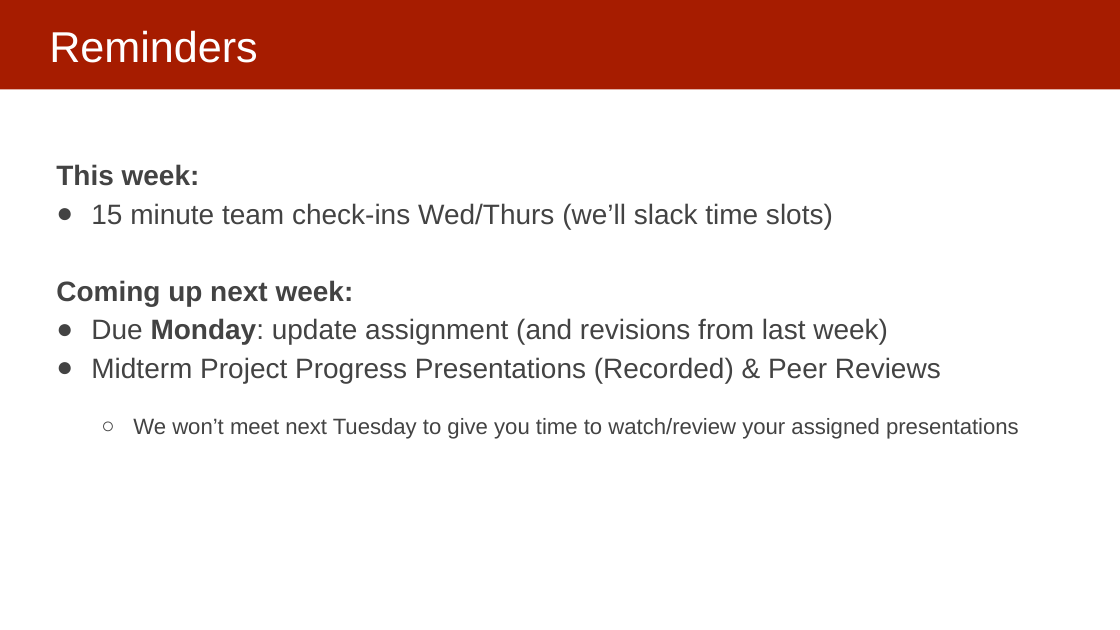
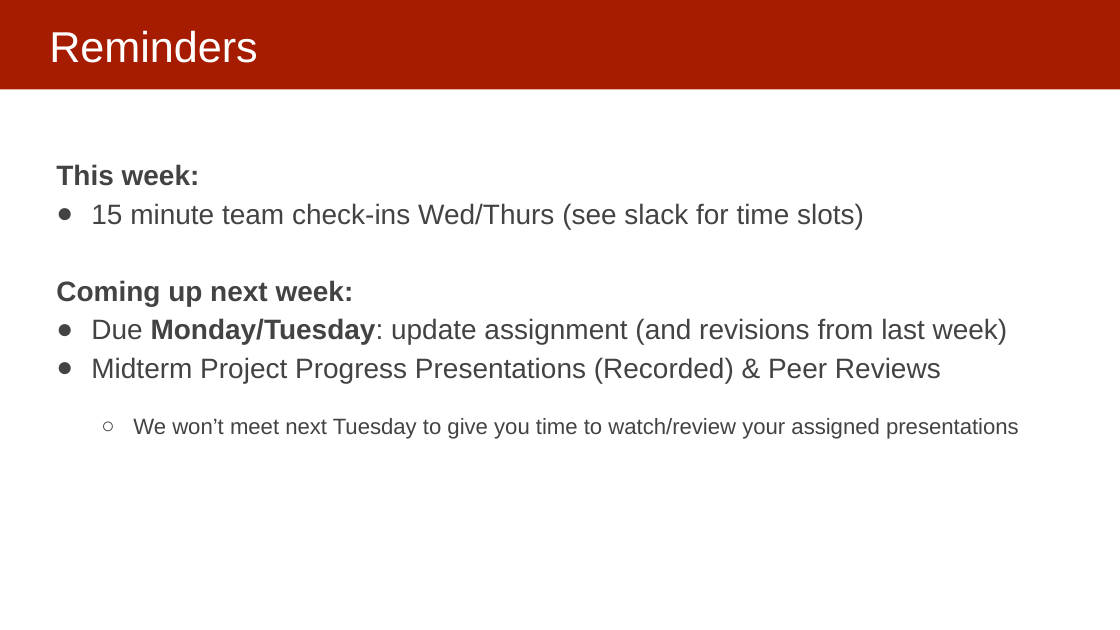
Before and after one commit to dssg/mlforpublicpolicylab, a slide deck: slide 45 of 08 - Recap and Check-In/Model Selection and Recap.pptx. Drawn at 1120x630 pixels with LibreOffice and Linux fonts; fonts in the diff are those of the drawing. Boxes give left, top, right and bottom in pixels: in the first picture for what was removed or moved away, otherwise in the second. Text is boxed around its words. In the diff, an @@ line names an element or a change of style, - is before the commit and + after.

Commit message:
updating slides

```diff
--- a/08 - Recap and Check-In/Model Selection and Recap.pptx
+++ b/08 - Recap and Check-In/Model Selection and Recap.pptx
@@ text at [91, 203, 864, 229]: text changed @@
-● 15 minute team check-ins Wed/Thurs (we’ll slack time slots)
+● 15 minute team check-ins Wed/Thurs (see slack for time slots)
@@ text at [91, 318, 1008, 345]: text changed @@
-● Due Monday: update assignment (and revisions from last week)
+● Due Monday/Tuesday: update assignment (and revisions from last week)
```
Also in this commit, not shown: 2 other slides changed.
